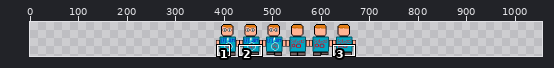
Sprite sheet, stored at images/spritesheets/étudiant_sciences_po_spritesheet.png. Above, an overview of the earlier version with the close-up marked.
Close-up. First the earlier version:
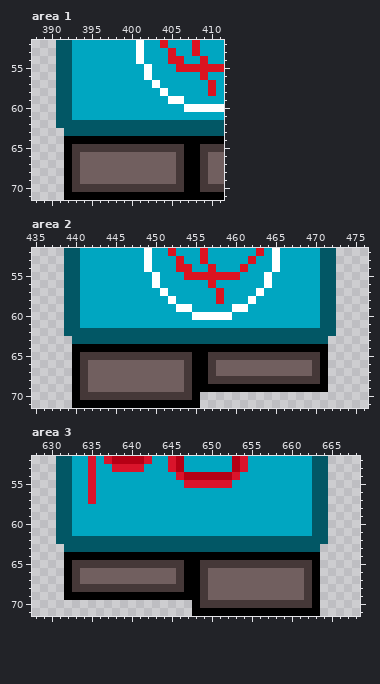
The file is 288x72 pixels. Shown: area 1: x 388..411, y 52..71; area 2: x 435..476, y 52..71; area 3: x 628..668, y 52..71. The old version is drawn lined up with the new one, on the new canvas. The wide view leaves out empty margins. The commit also changed other parts of the picture, which this record leaves out.
Once edited:
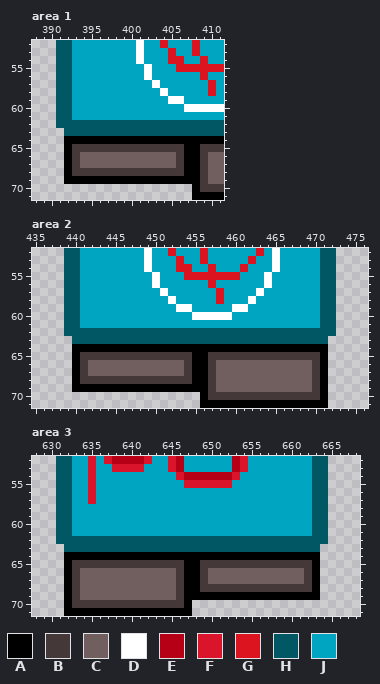
Palette (. is transparent): A #000000  B #453838  C #715f5f  D #ffffff  E #b60015  F #da142b  G #db1420  H #025765  J #00a6c1
Changes in this commit:
canvas 288x72 -> 1056x72, the old top-left corner now at 384,0
Area 1:
Colour B becomes colour A in row 69 at x 393 and 406.
Colour C becomes colour A in row 69 at x 394 to 405.
Colour C becomes colour B in row 68 at x 394 to 405.
Colour A is removed in row 70 at x 392 and 407; in row 71 at x 392 to 407.
Colour B is removed in row 70 at x 393 to 406.
Area 2:
The author put colour A in row 70 at x 456 and 471; in row 71 at x 456 to 471.
Colour B becomes colour A in row 69 at x 441 and 454.
Colour C becomes colour A in row 69 at x 442 to 453.
The author put colour B in row 70 at x 457 to 470.
Colour A becomes colour B in row 69 at x 457 and 470.
Colour C becomes colour B in row 68 at x 442 to 453.
Colour A becomes colour C in row 69 at x 458 to 469.
Colour B becomes colour C in row 68 at x 458 to 469.
Colour A is removed in row 70 at x 440 and 455; in row 71 at x 440 to 455.
Colour B is removed in row 70 at x 441 to 454.
Area 3:
The author put colour A in row 70 at x 632 and 647; in row 71 at x 632 to 647.
Colour B becomes colour A in row 69 at x 649 and 662.
Colour C becomes colour A in row 69 at x 650 to 661.
The author put colour B in row 70 at x 633 to 646.
Colour A becomes colour B in row 69 at x 633 and 646.
Colour C becomes colour B in row 68 at x 650 to 661.
Colour A becomes colour C in row 69 at x 634 to 645.
Colour B becomes colour C in row 68 at x 634 to 645.
Colour A is removed in row 70 at x 648 and 663; in row 71 at x 648 to 663.
Colour B is removed in row 70 at x 649 to 662.
Boxes around the changes in both close-ups, in picture pixels (x1, y1, x2, y2):
changed: (64, 168, 192, 200)
changed: (72, 376, 328, 408)
changed: (64, 584, 320, 616)
